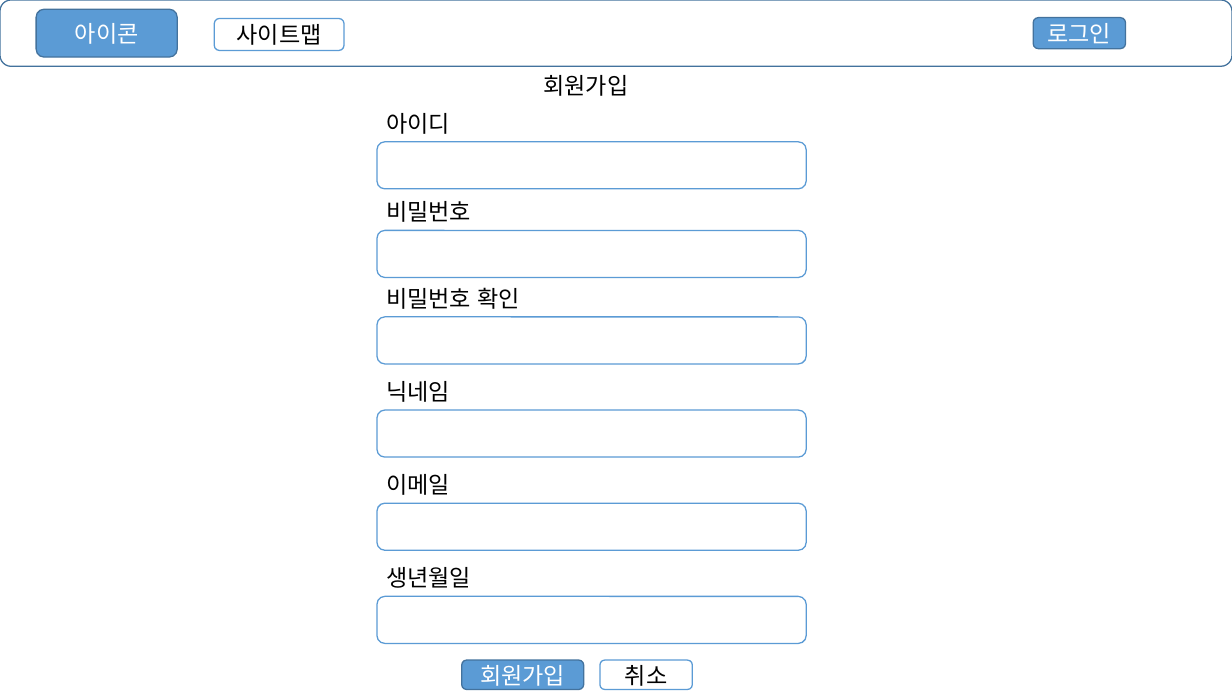
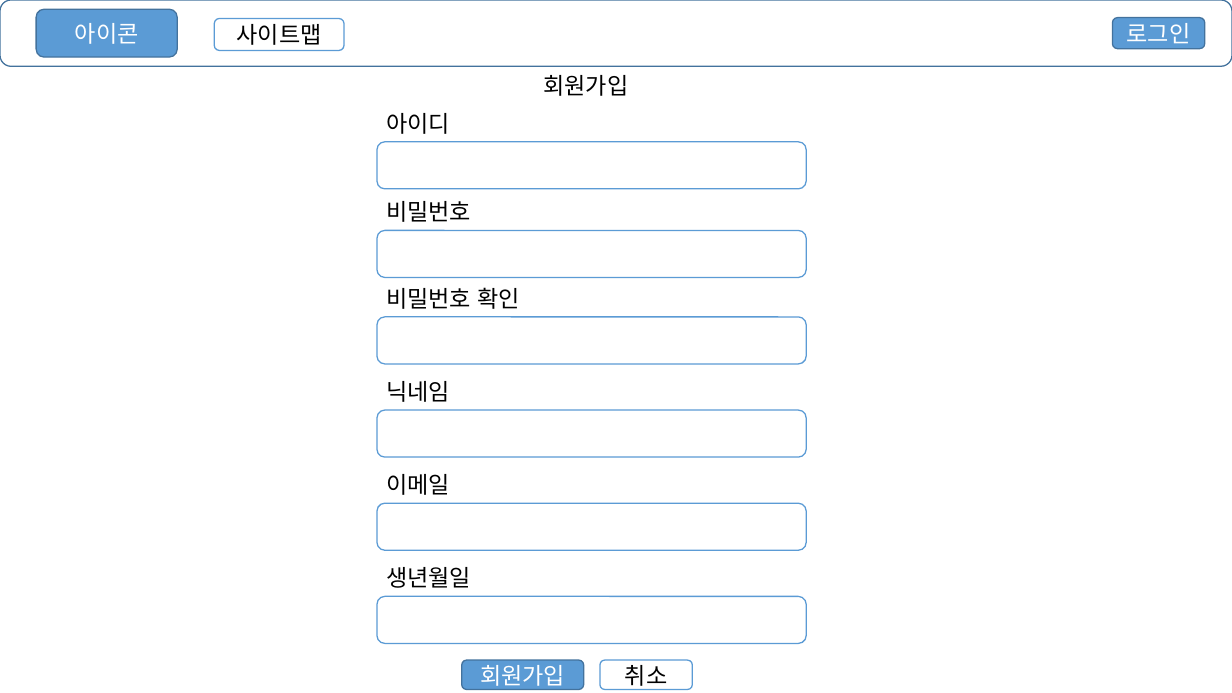
Before and after one commit to tm-kr/Academy-lesson-spring, a slide deck: slide 16 of 프로젝트 UI.pptx (slide 12 before the commit). Drawn at 1232x693 pixels with LibreOffice and Linux fonts; fonts in the diff are those of the drawing. Boxes give left, top, right and bottom in pixels: in the first picture for what was removed or moved away, otherwise in the second. Text is boxed around its words. In the diff, an @@ line names an element or a change of style, - is before the commit and + after.

```diff
--- a/프로젝트 UI.pptx
+++ b/프로젝트 UI.pptx
@@ rounded rectangle "로그인" moved from (x1=1033, y1=18, x2=1126, y2=49) to (x1=1113, y1=18, x2=1205, y2=49) @@
```
Also in this commit, not shown: 5 other slides changed, 6 slides added.
